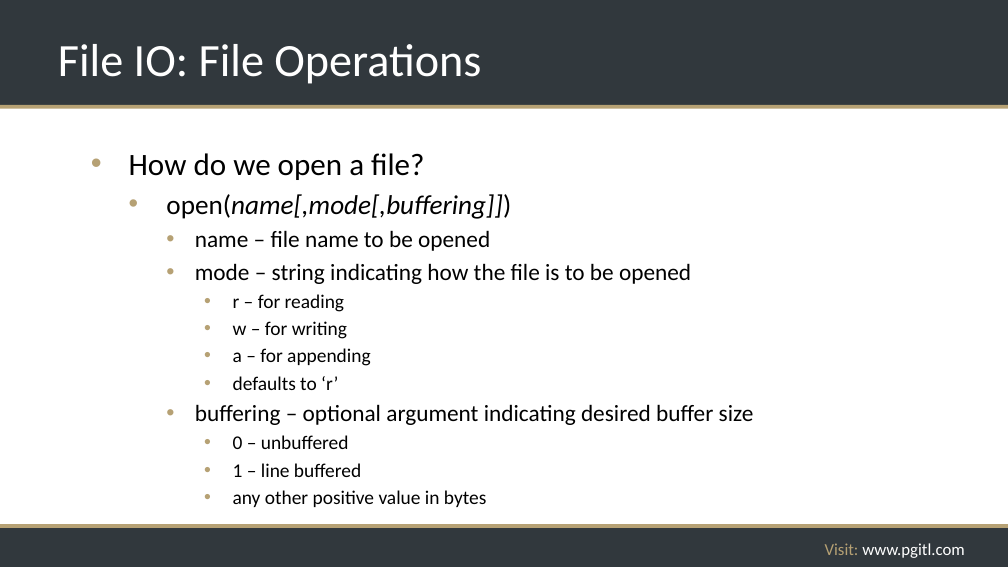
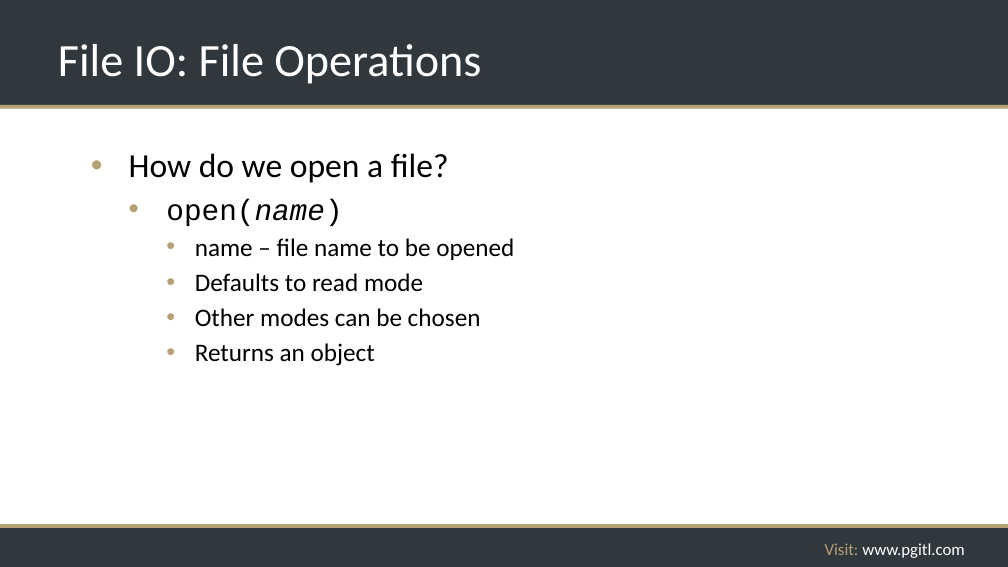
Before and after one commit to rikkouri/project-a, a slide deck: slide 149 of Programming Foundations.pptx (slide 146 before the commit). Drawn at 1008x567 pixels with LibreOffice and Linux fonts; fonts in the diff are those of the drawing; background and template pictures are left out. Boxes give left, top, right and bottom in pixels: in the first picture for what was removed or moved away, otherwise in the second. Text is boxed around its words. In the diff, an @@ line names an element or a change of style, - is before the commit and + after.

```diff
--- a/Programming Foundations.pptx
+++ b/Programming Foundations.pptx
@@ text at [129, 153, 514, 260]: size 29.6 to 32 pt in "How do we open a file?"; size 22.2 to 24 pt in "name – file name to be opened" @@
@@ text at [166, 199, 342, 226]: text changed; size 25.9 to 28 pt; font Calibri to Courier New; italic off @@
-  • open(name[,mode[,buffering]])
+  • open(name)
@@ text at [195, 273, 481, 366]: text changed; size 18.5 to 24 pt @@
-    • mode – string indicating how the file is to be opened
-      • r – for reading
-      • w – for writing
-      • a – for appending
-      • defaults to ‘r’
-    • buffering – optional argument indicating desired buffer size
-      • 0 – unbuffered
-      • 1 – line buffered
-      • any other positive value in bytes
+    • Defaults to read mode
+    • Other modes can be chosen
+    • Returns an object
```
Also in this commit, not shown: 14 other slides changed, 6 slides added, 4 slides removed, 3 other files.
